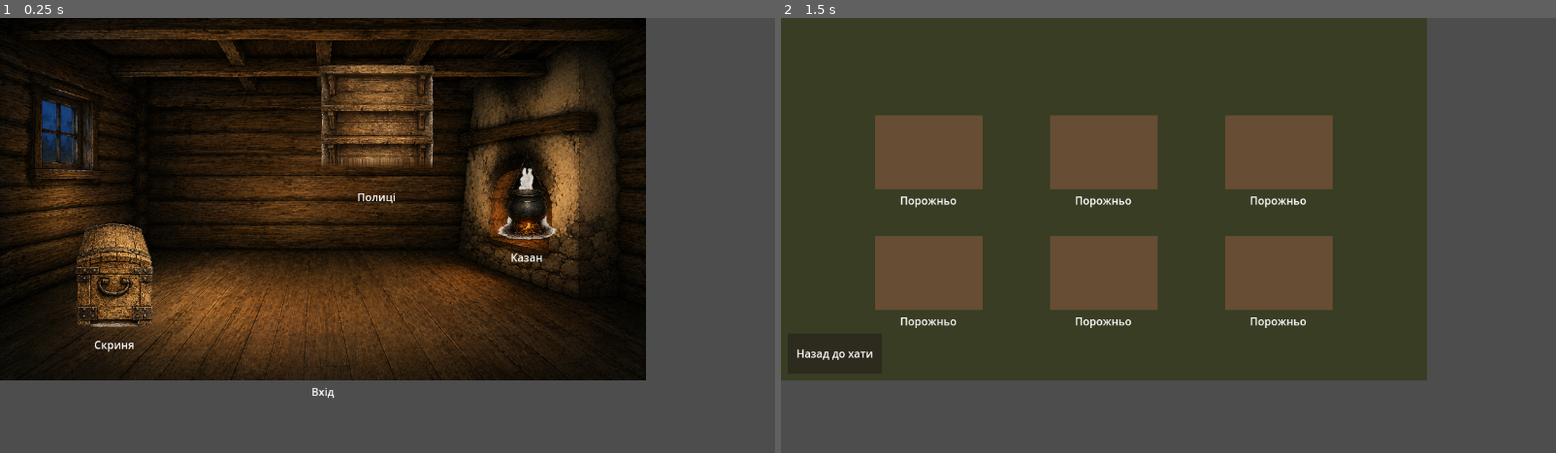
Above: before the commit, frames 1-2 (left to right).
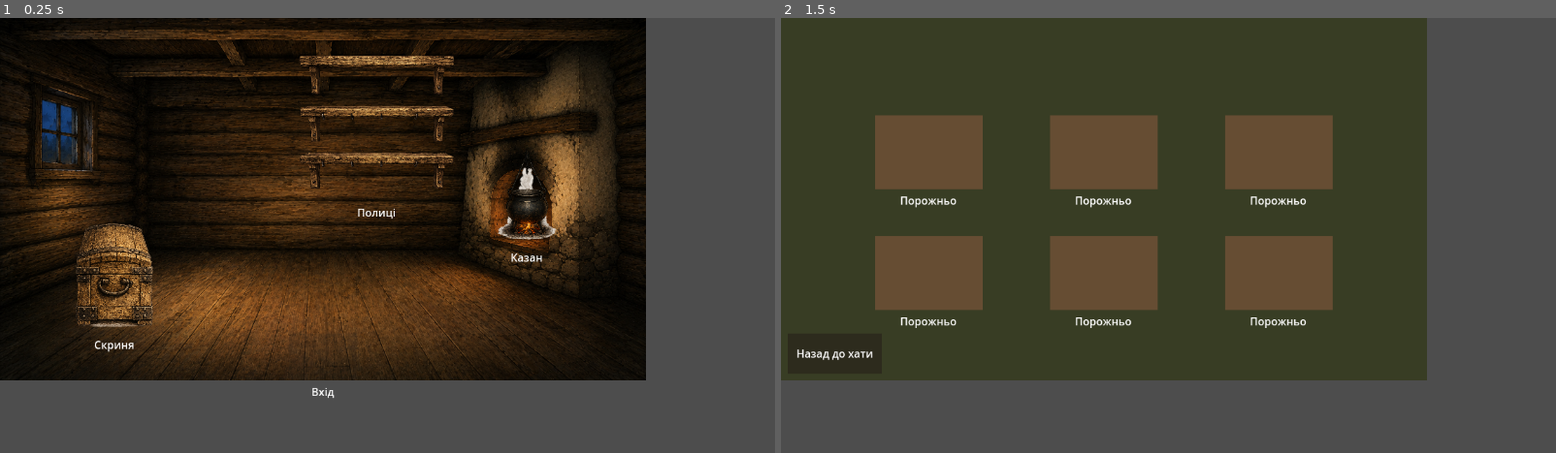
Above: after the commit, the same moments.

Repository: zav1K/molfar
Game: Godot game, scene res://scenes/Hut.tscn
Same seed, same stepped clock (60 frames per second), same inputs: the game is played once before the commit and once after it.
Inputs (mouse positions are in pixels of both pictures, inside the frame that each line leads up to):
- Up to frame 1 (0.25 s): no input
- Up to frame 2 (1.5 s): tap Enter at 0.5 s; move the mouse to (1308, 196) at 0.52 s; click (1308, 196) at 0.67 s; tap Space at 1.25 s; move the mouse to (850, 126) at 1.27 s; click (850, 126) at 1.42 s

The runs differ from the first frame. In frame 1, 3.5% of the frame differs, in the area x 38-59%, y 8-47%; in frame 2, nothing differs.

Commit message:
Replace shelves art with a proper transparent-background version
New shelfs.PNG has no stone-wall backing baked in at all — just the
three wooden shelf brackets — so it sits directly on the hut wall
texture instead of carrying its own patched-together backdrop. Removes
the old shelves.png (the one I hand-fixed for the white-fringe issue,
now superseded). Rescaled the anchor box to the new asset's wider,
shorter aspect (three horizontal boards) and re-centered — content sits
almost exactly centered in the source file, so offsets are close to
symmetric this time.

Diff:
--- a/scenes/Hut.tscn
+++ b/scenes/Hut.tscn
@@ -5,7 +5,7 @@
 [ext_resource type="Texture2D" path="res://assets/hut/background.png" id="3"]
 [ext_resource type="Script" path="res://scripts/hover_glow.gd" id="4"]
 [ext_resource type="Texture2D" path="res://assets/hut/cauldron.png" id="5"]
-[ext_resource type="Texture2D" path="res://assets/hut/shelves.png" id="6"]
+[ext_resource type="Texture2D" path="res://assets/hut/shelfs.PNG" id="6"]
 [ext_resource type="Texture2D" path="res://assets/hut/chest.png" id="7"]
 
 [sub_resource type="RectangleShape2D" id="Shape_cauldron"]
@@ -15,7 +15,7 @@
 size = Vector2(110, 150)
 
 [sub_resource type="RectangleShape2D" id="Shape_shelves"]
-size = Vector2(170, 190)
+size = Vector2(230, 198)
 
 [sub_resource type="RectangleShape2D" id="Shape_entrance"]
 size = Vector2(100, 140)
@@ -132,20 +132,20 @@
 
 [node name="Sprite" type="TextureRect" parent="Zones/Shelves"]
 mouse_filter = 2
-offset_left = -96.0
-offset_top = -129.0
-offset_right = 97.0
-offset_bottom = 160.0
+offset_left = -124.0
+offset_top = -113.0
+offset_right = 125.0
+offset_bottom = 118.0
 texture = ExtResource("6")
 expand_mode = 1
 stretch_mode = 0
 
 [node name="Label" type="Label" parent="Zones/Shelves"]
 mouse_filter = 2
-offset_left = -85.0
-offset_top = 100.0
-offset_right = 85.0
-offset_bottom = 125.0
+offset_left = -115.0
+offset_top = 123.0
+offset_right = 115.0
+offset_bottom = 148.0
 horizontal_alignment = 1
 text = "Полиці"
 
Binary file removed: assets/hut/shelves.png
